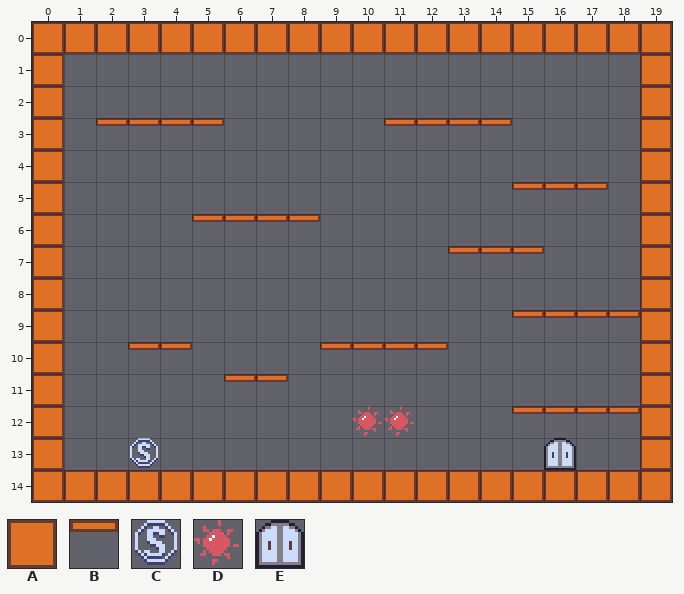
Tiled map -- Puzzle2/assets/data/001.tmx. This is how it looked before the edit.
Cells are 16x16 px. Shown: x 0..19, y 0..14.
Key: from "tileset": A 0, B 1, C 8, D 9, E 11.
_ is an empty cell.
Layer "object" before, first column x 0:
 0 AAAAAAAAAAAAAAAAAAAA
 1 A__________________A
 2 A__________________A
 3 A_BBBB_____BBBB____A
 4 A__________________A
 5 A______________BBB_A
 6 A____BBBB__________A
 7 A____________BBB___A
 8 A__________________A
 9 A______________BBBBA
10 A__BB____BBBB______A
11 A_____BB___________A
12 A_________DD___BBBBA
13 A__C____________E__A
14 AAAAAAAAAAAAAAAAAAAA
The result:
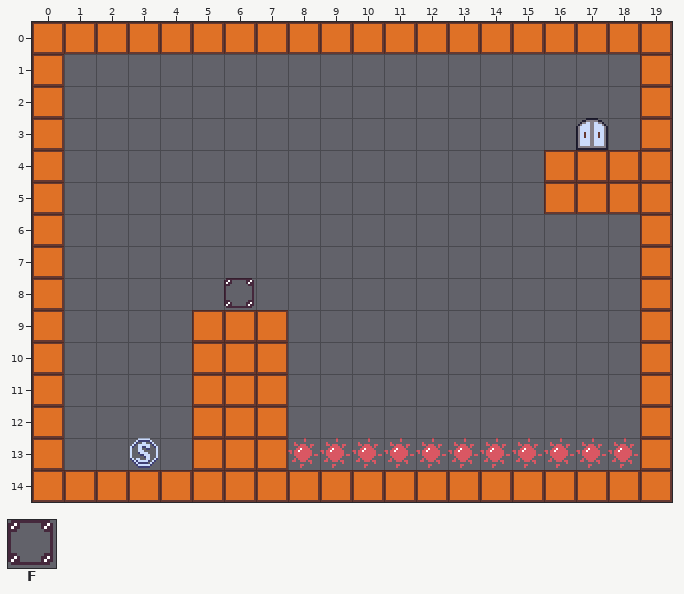
Further tiles: from "tileset": F 10.
Changes in this commit:
Layer "object":
Tile B becomes tile A in row 5 at x 16 to 17; in row 11 at x 6 to 7.
The author put tile A in row 4 at x 16 to 18; in row 5 at x 18; in rows 9 to 10 at x 5 to 7; in row 11 at x 5; in rows 12 to 13 at x 5 to 7.
Tile E becomes tile D in row 13 at x 16.
The author put tile D in row 13 at x 8 to 15 and 17 to 18.
The author put tile E in row 3 at x 17.
The author put tile F in row 8 at x 6.
Tile B is removed in row 3 at x 2 to 5 and 11 to 14; in row 5 at x 15; in row 6 at x 5 to 8; in row 7 at x 13 to 15; in row 9 at x 15 to 18; in row 10 at x 3 to 4 and 9 to 12.
Tile B is removed in row 12 at x 15 to 18.
Tile D is removed in row 12 at x 10 to 11.
Where, in picture pixels (left, top, right, bottom), the same in both pictures:
removed: (96, 118, 224, 126)
removed: (384, 118, 512, 126)
changed: (512, 118, 640, 214)
removed: (192, 214, 320, 222)
removed: (448, 246, 544, 254)
changed: (128, 278, 640, 470)
